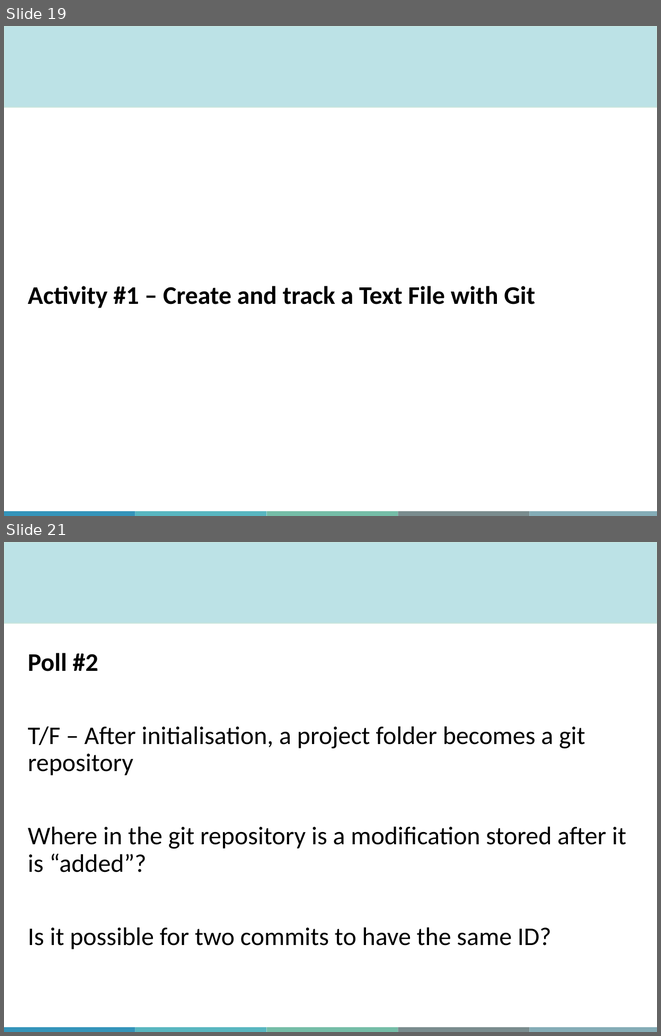
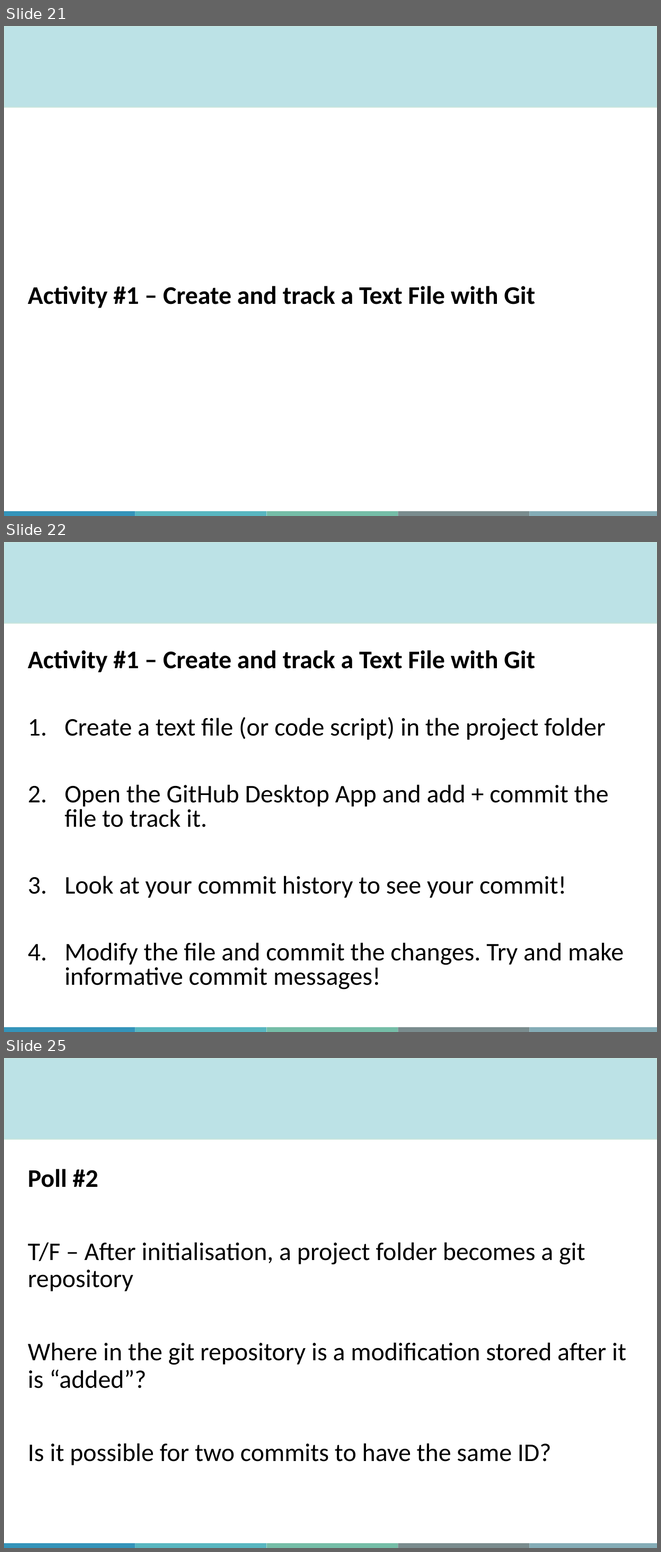
Before and after one commit to aosakwe/MiCM_IntroToGitHub, a slide deck: Slides/MiCM_GitHub_Workshop.pptx. Shown one above the other, each under a label of ours: slides 19 and 21 before the commit, slides 21, 22 and 25 after it; the slides between them are not shown. The pictures are 661x1036 and 661x1552 pixels, drawn with LibreOffice and Linux fonts; fonts in the diff are those of the drawing; background and template pictures are left out. Boxes give left, top, right and bottom in pixels: in the first picture for what was removed or moved away, otherwise in the second. Text is boxed around its words. In the diff, an @@ line names an element or a change of style, - is before the commit and + after.

```diff
--- a/Slides/MiCM_GitHub_Workshop.pptx
+++ b/Slides/MiCM_GitHub_Workshop.pptx
@@ slide 22 added at <box>4,542,657,1032</box>, background #FFFFFF; not listed: 6 template elements that a slide beside it also shows @@
@@ text added at <box>28,650,624,989</box>, 28 pt, text #000000 @@
+Activity #1 – Create and track a Text File with Git
+1. Create a text file (or code script) in the project folder
+2. Open the GitHub Desktop App and add + commit the file to track it.
+3. Look at your commit history to see your commit!
+4. Modify the file and commit the changes. Try and make informative commit messages!
@@ what was slide 19 is now slide 21 @@
@@ what was slide 21 is now slide 25 @@
```
Also in this commit, not shown: 1 slide changed, 10 other slides added, 1 other file.
